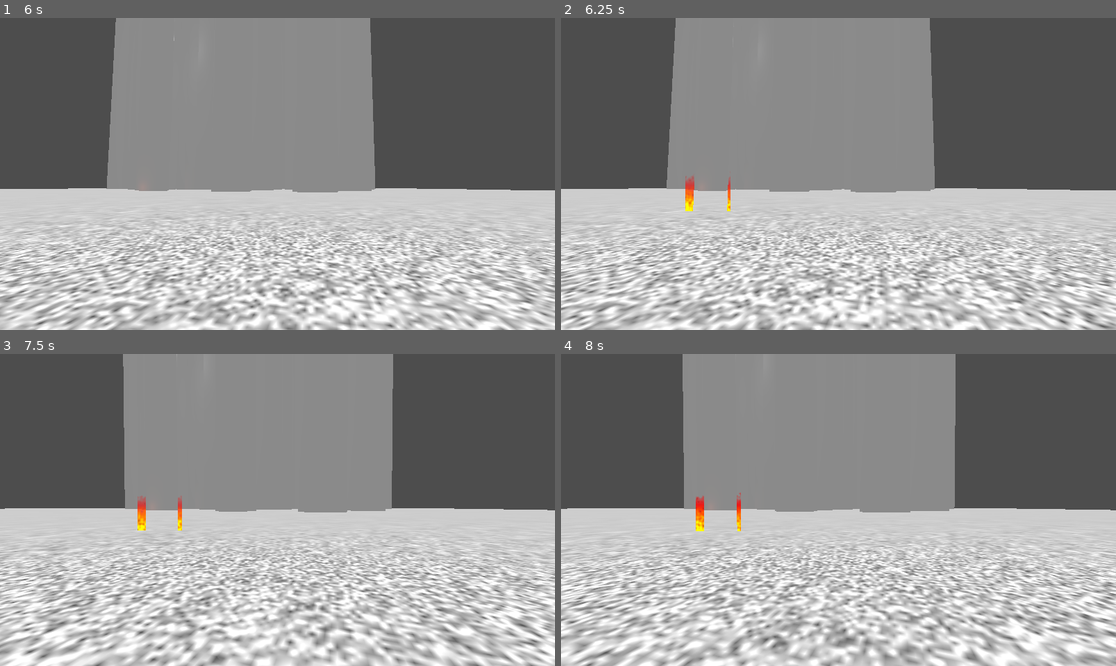
Above: before the commit, frames 1-4 (two rows, left to right).
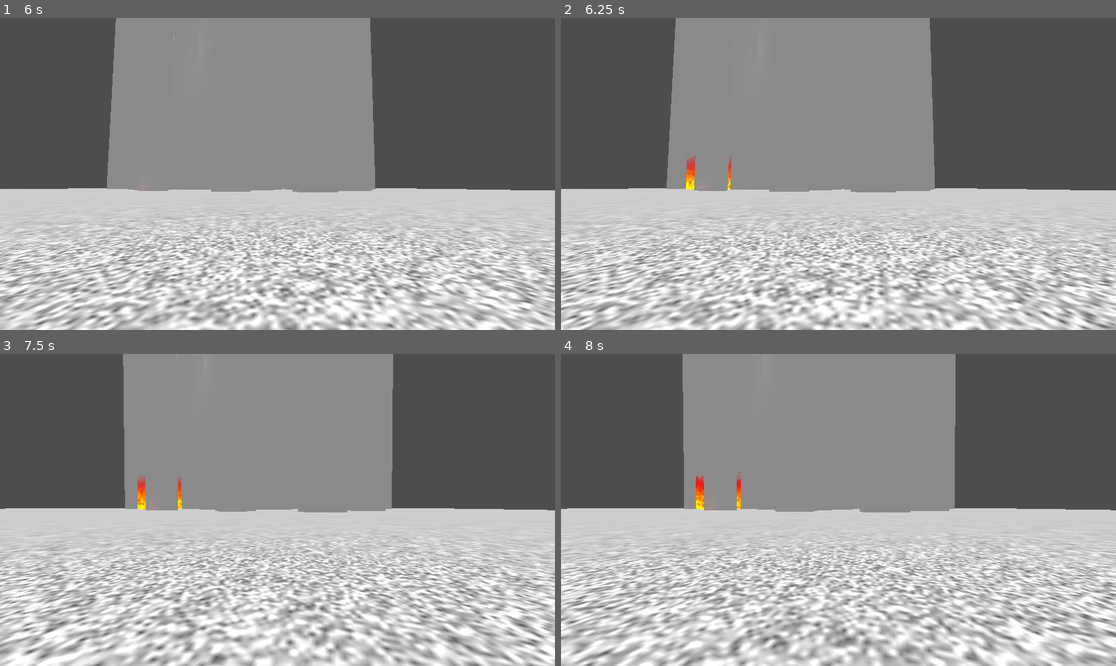
Above: after the commit, the same moments.

Repository: AzuSends/phoenix_horror
Game: Godot game, scene res://Project.tscn
Same seed, same stepped clock (60 frames per second), same inputs: the game is played once before the commit and once after it.
Inputs (mouse positions are in pixels of both pictures, inside the frame that each line leads up to):
- Up to frame 1 (6 s): tap Enter at 0.5 s; move the mouse to (305, 174) at 0.52 s; hold W (walk_forward) 0.53-5.78 s; move the mouse to (249, 174) at 1.27 s; move the mouse to (288, 167) at 2.02 s; move the mouse to (271, 180) at 2.77 s; move the mouse to (316, 177) at 3.52 s; move the mouse to (233, 170) at 4.27 s; move the mouse to (283, 174) at 5.02 s; move the mouse to (255, 167) at 5.77 s; hold D (walk_right) from 5.78 s (still down)
- Up to frame 2 (6.25 s): keep holding D (walk_right)
- Up to frame 3 (7.5 s): move the mouse to (305, 510) at 6.52 s; release D (walk_right) at 6.53 s; hold W (walk_forward) from 6.53 s (still down); move the mouse to (249, 510) at 7.27 s
- Up to frame 4 (8 s): keep holding W (walk_forward)

Frame 1 is identical in both runs. In frame 2, 0.3% of the frame differs, in the area x 22-31%, y 44-62%; in frame 3, 0.4%; in frame 4, 0.4%, in the area x 24-33%, y 37-57%.

Commit message:
Made changes to fire
Fire now has a billboard effect where it will only rotate on the y-axis and it will now spawn on top of the ground instead of halfway through it.

Diff:
--- a/Fire/Fire.tscn
+++ b/Fire/Fire.tscn
@@ -17,6 +17,7 @@
 [node name="Fire" type="Node3D"]
 
 [node name="CPUParticles3D" type="CPUParticles3D" parent="."]
+transform = Transform3D(1, 0, 0, 0, 1, 0, 0, 0, 1, 0, 0.1, 0)
 material_override = SubResource("ShaderMaterial_2j45n")
 amount = 1
 lifetime = 4.0
@@ -26,7 +27,7 @@
 scale_amount_max = 3.0
 
 [node name="OmniLight3D" type="OmniLight3D" parent="."]
-transform = Transform3D(0.8588437, 0, 0.51223785, 0, 1, 0, -0.51223785, 0, 0.8588437, 0, 0.05, 0)
+transform = Transform3D(0.8588437, 0, 0.51223785, 0, 1, 0, -0.51223785, 0, 0.8588437, 0, 0.5, 0)
 light_color = Color(1, 0.470588, 0.282353, 1)
 light_energy = 0.175
 
--- a/Fire/basic_fire.tres
+++ b/Fire/basic_fire.tres
@@ -52,6 +52,7 @@
 output_port_for_preview = 0
 
 [sub_resource type="VisualShaderNodeBillboard" id="VisualShaderNodeBillboard_t8ig2"]
+billboard_type = 2
 keep_scale = true
 
 [resource]
@@ -67,8 +68,8 @@
 	mat4 n_out2p0;
 // GetBillboardMatrix:2
 	{
-		mat4 __mvm = VIEW_MATRIX * mat4(INV_VIEW_MATRIX[0], INV_VIEW_MATRIX[1], INV_VIEW_MATRIX[2], MODEL_MATRIX[3]);
-		__mvm = __mvm * mat4(vec4(length(MODEL_MATRIX[0].xyz), 0.0, 0.0, 0.0), vec4(0.0, length(MODEL_MATRIX[1].xyz), 0.0, 0.0), vec4(0.0, 0.0, length(MODEL_MATRIX[2].xyz), 0.0), vec4(0.0, 0.0, 0.0, 1.0));
+		mat4 __mvm = VIEW_MATRIX * mat4(INV_VIEW_MATRIX[0], MODEL_MATRIX[1], vec4(normalize(cross(INV_VIEW_MATRIX[0].xyz, MODEL_MATRIX[1].xyz)), 0.0), MODEL_MATRIX[3]);
+		__mvm = __mvm * mat4(vec4(length(MODEL_MATRIX[0].xyz), 0.0, 0.0, 0.0), vec4(0.0, 1.0, 0.0, 0.0), vec4(0.0, 0.0, length(MODEL_MATRIX[2].xyz), 0.0), vec4(0.0, 0.0, 0.0, 1.0));
 		n_out2p0 = __mvm;
 	}
 
